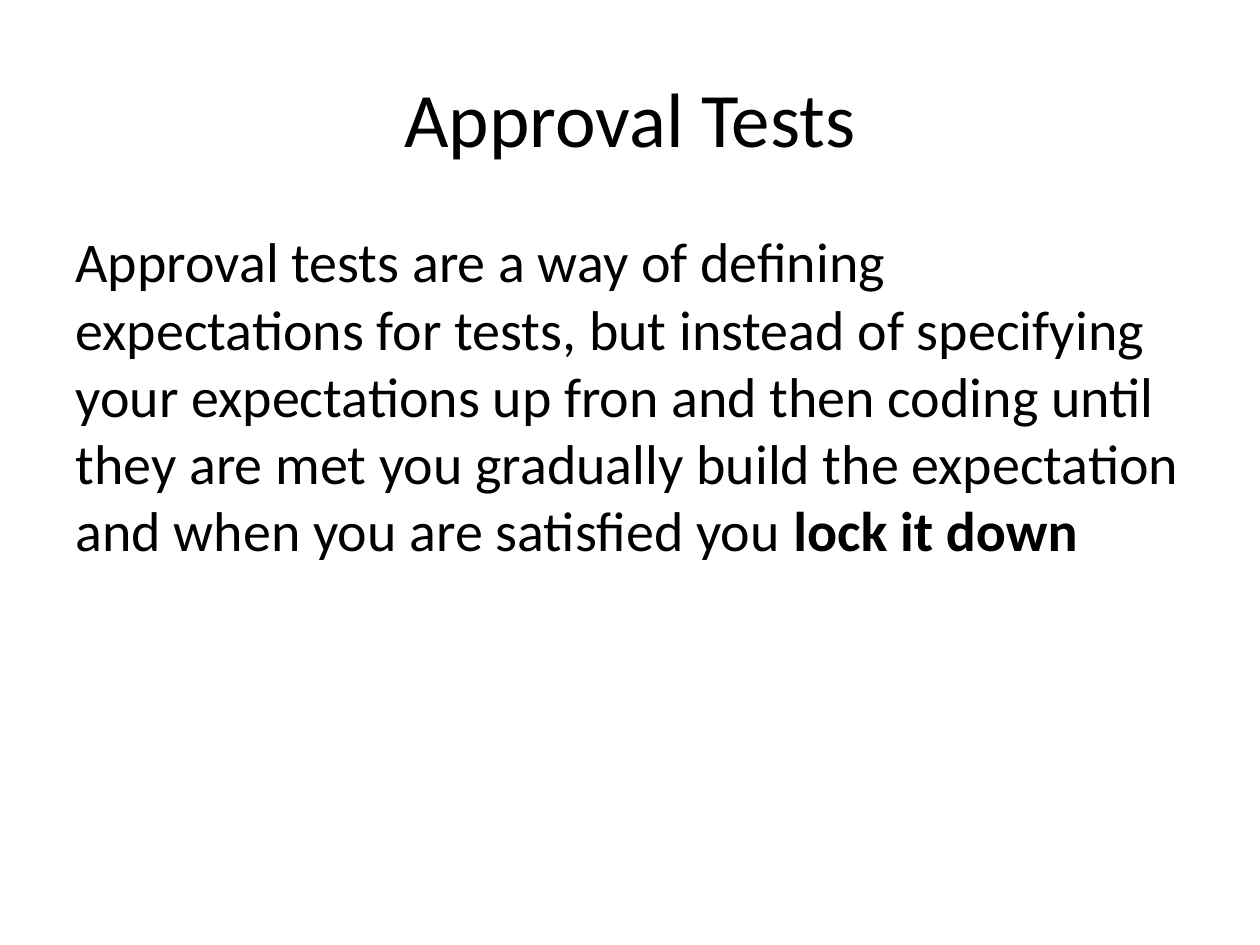
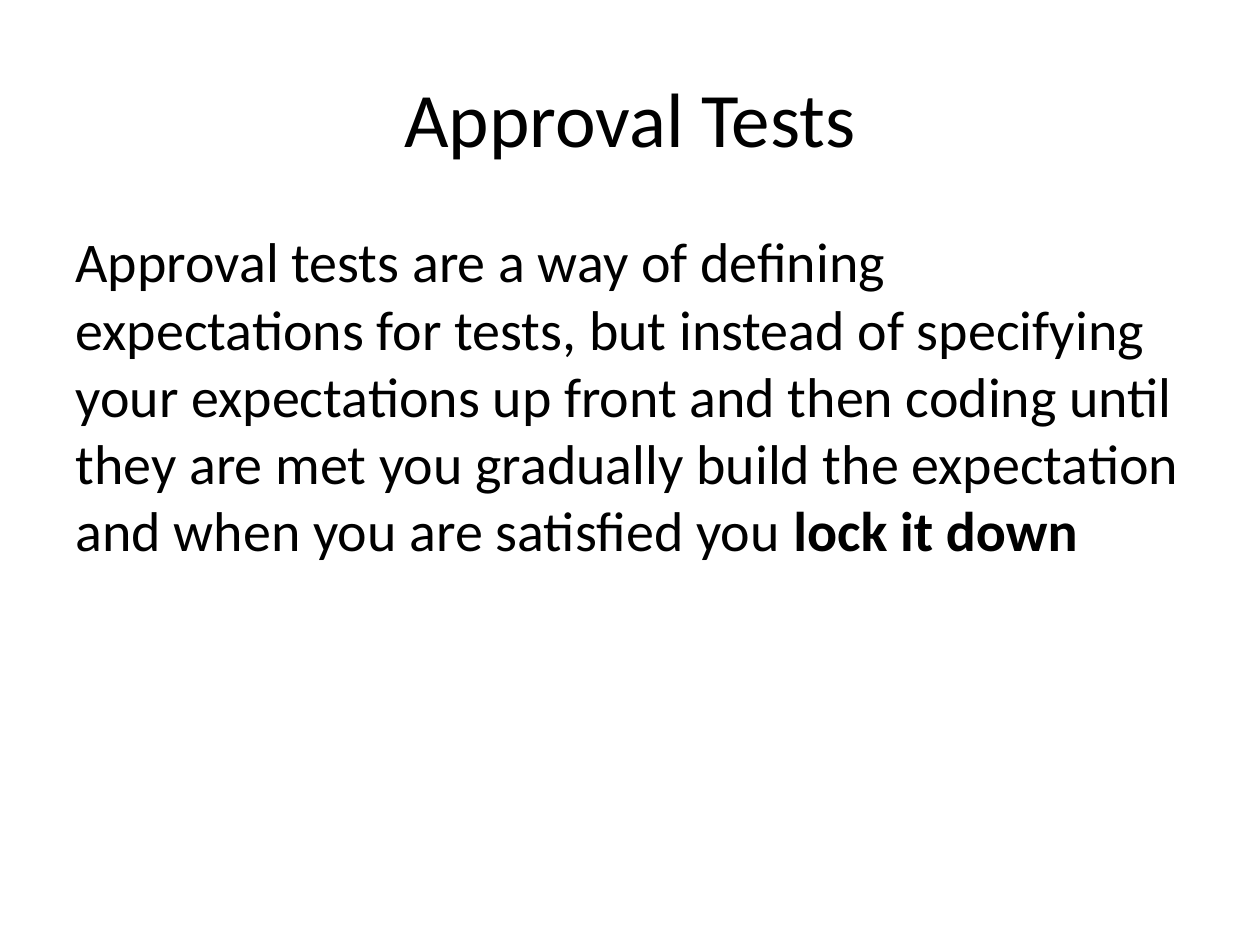
Before and after one commit to chrisortman/ApprovalTestDemos, a slide deck: slide 3 of Approval Tests.pptx (slide 2 before the commit). Drawn at 1260x945 pixels with LibreOffice and Linux fonts; fonts in the diff are those of the drawing. Boxes give left, top, right and bottom in pixels: in the first picture for what was removed or moved away, otherwise in the second. Text is boxed around its words. In the diff, an @@ line names an element or a change of style, - is before the commit and + after.

```diff
--- a/Approval Tests.pptx
+++ b/Approval Tests.pptx
@@ text at (76,243,1179,560): text changed @@
-Approval tests are a way of defining expectations for tests, but instead of specifying your expectations up fron and then coding until they are met you gradually build the expectation and when you are satisfied you lock it down
+Approval tests are a way of defining expectations for tests, but instead of specifying your expectations up front and then coding until they are met you gradually build the expectation and when you are satisfied you lock it down
```
Also in this commit, not shown: 1 other slide changed, 1 slide added, 12 other files.
